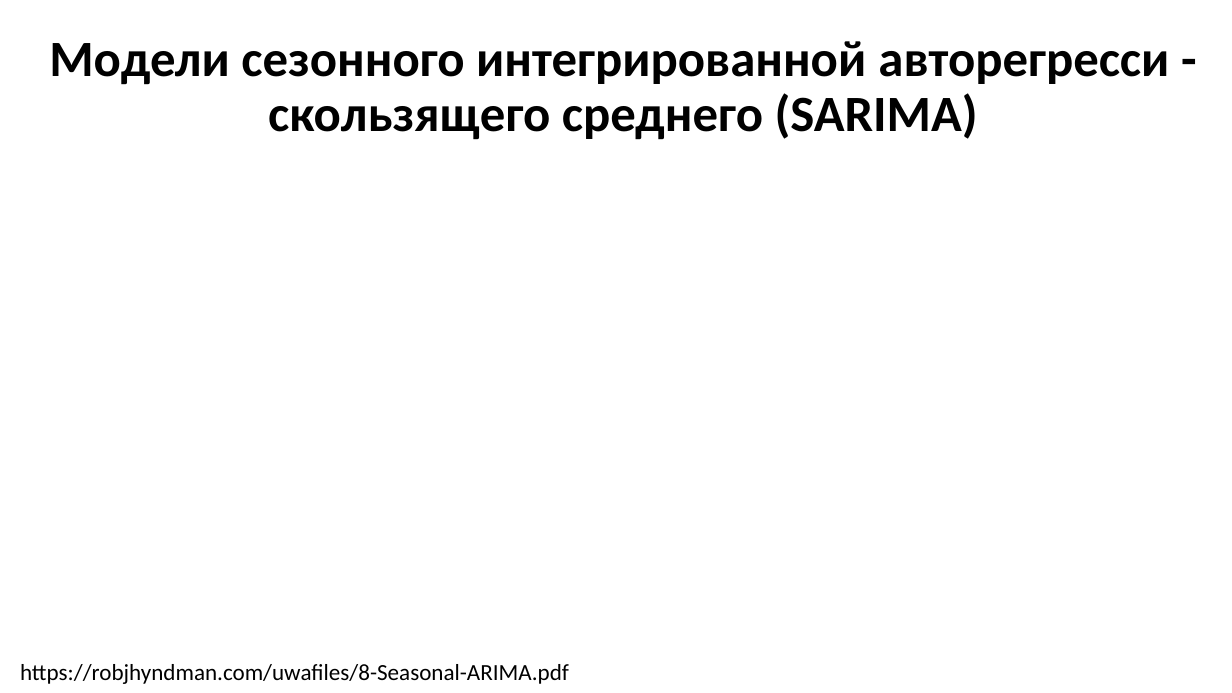
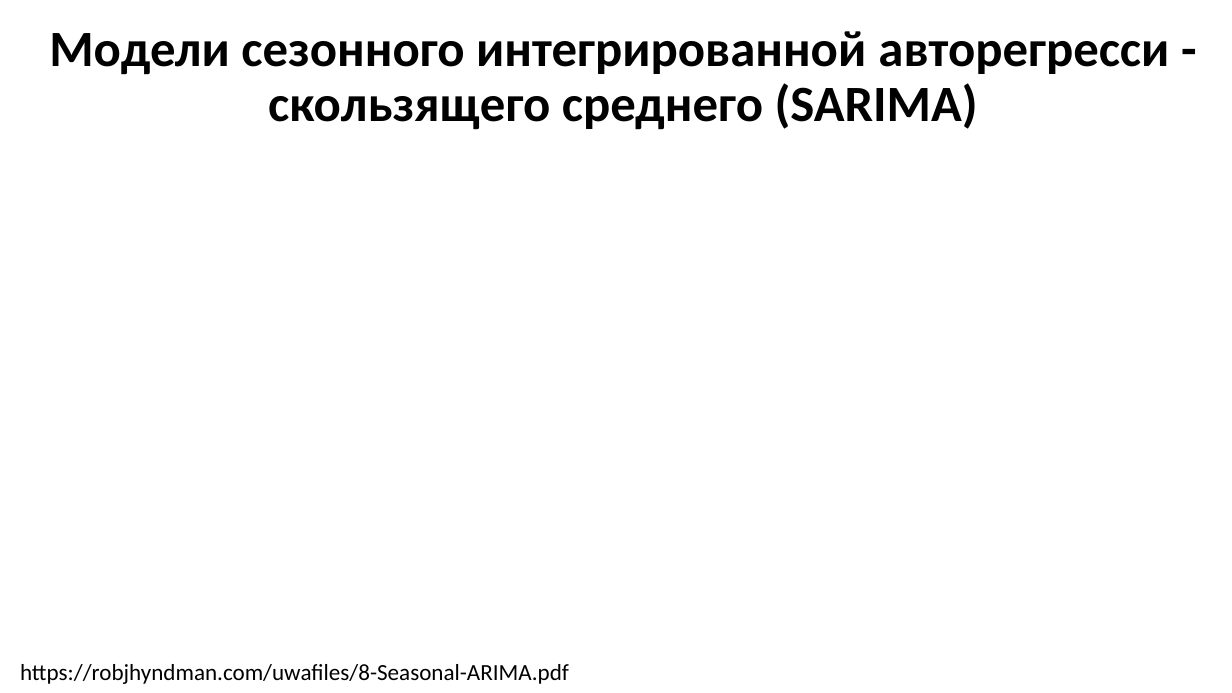
Before and after one commit to MVRonkin/TimeSeriesCourse, a slide deck: slide 25 of 2025/LEC/04-1 ARIMA new.pptx. Drawn at 1232x693 pixels with LibreOffice and Linux fonts; fonts in the diff are those of the drawing; grey boxes stand for pictures. Boxes give left, top, right and bottom in pixels: in the first picture for what was removed or moved away, otherwise in the second. Text is boxed around its words. In the diff, an @@ line names an element or a change of style, - is before the commit and + after.

```diff
--- a/2025/LEC/04-1 ARIMA new.pptx
+++ b/2025/LEC/04-1 ARIMA new.pptx
@@ title "Модели сезонного интегрированной авторегресси - ...": place and size @@
-title "Модели сезонного интегрированной авторегресси - ..." at bbox=[49, 41, 1169, 140]
+title "Модели сезонного интегрированной авторегресси - ..." at bbox=[49, 31, 1169, 130]
```
Also in this commit, not shown: 4 other slides changed.
